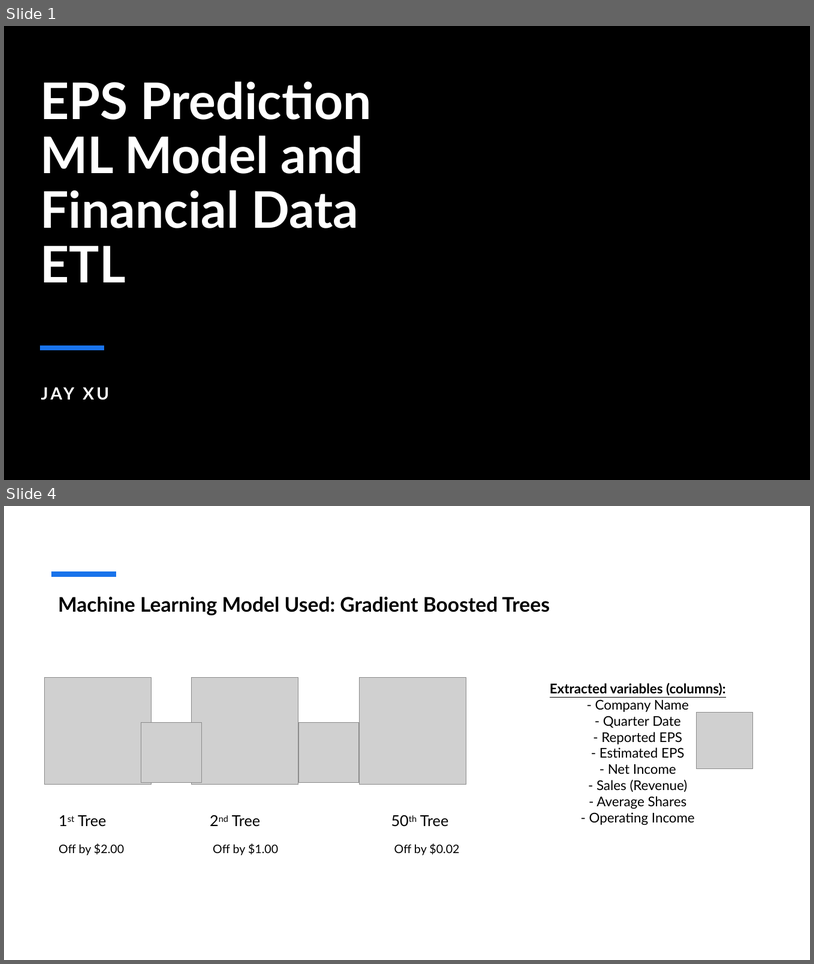
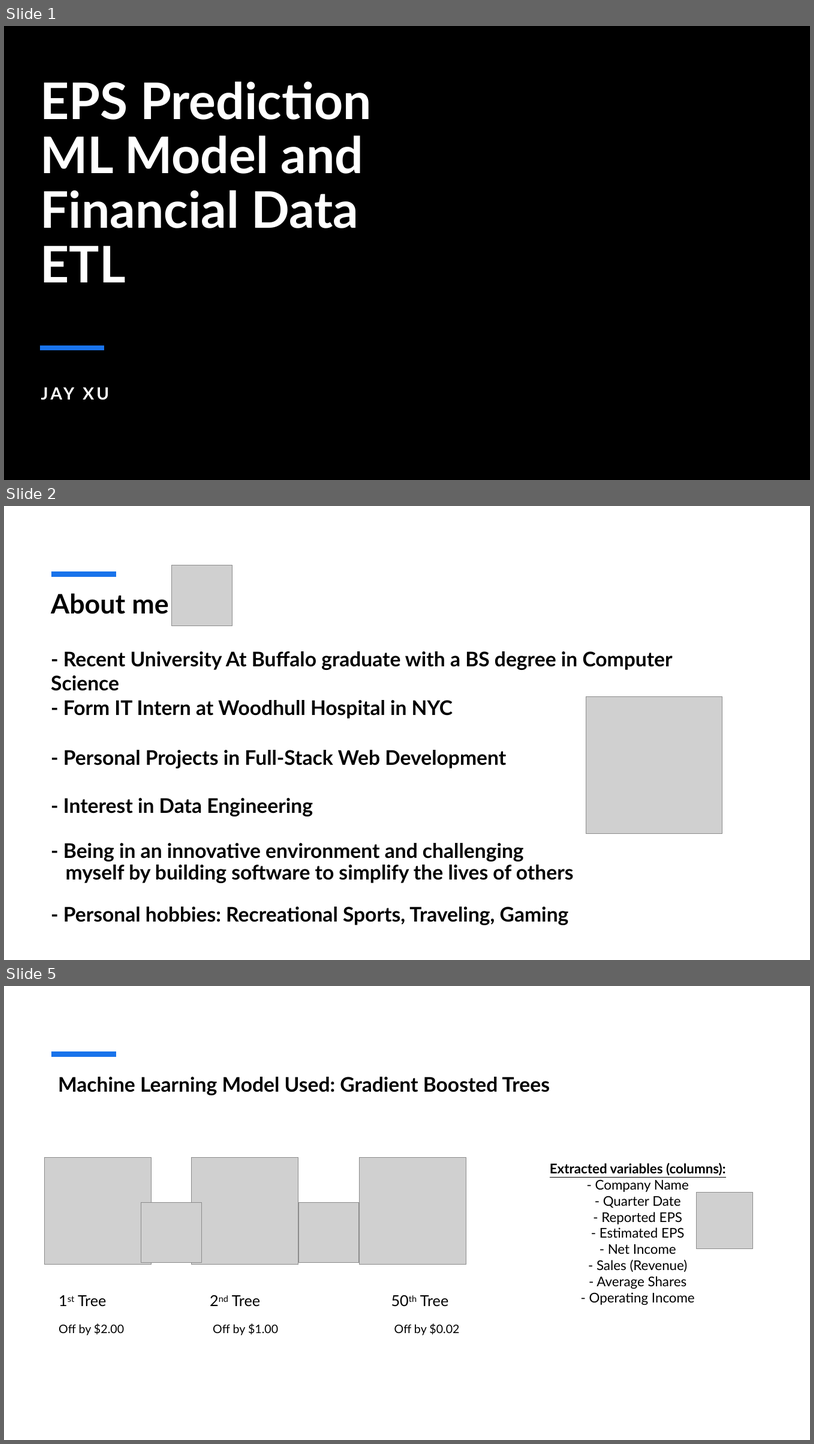
Before and after one commit to jayxu9000/epsPredictor, a slide deck: environment/Capstone Presentation Slides.pptx. Shown one above the other, each under a label of ours: slides 1 and 4 before the commit, slides 1, 2 and 5 after it; the slides between them are not shown. The pictures are 814x964 and 814x1444 pixels, drawn with LibreOffice and Linux fonts; fonts in the diff are those of the drawing; grey boxes stand for pictures; background and template pictures are left out. Boxes give left, top, right and bottom in pixels: in the first picture for what was removed or moved away, otherwise in the second. Text is boxed around its words. In the diff, an @@ line names an element or a change of style, - is before the commit and + after.

```diff
--- a/environment/Capstone Presentation Slides.pptx
+++ b/environment/Capstone Presentation Slides.pptx
@@ slide 2 added at bbox=[4, 506, 810, 960], background #FFFFFF; not listed: 1 template element that a slide beside it also shows @@
@@ picture added at bbox=[171, 565, 232, 626] @@
@@ text added at bbox=[51, 593, 168, 614], 32 pt, text #000000, bold @@
+About me
@@ text added at bbox=[51, 651, 673, 691], 24 pt, text #000000, bold @@
+- Recent University At Buffalo graduate with a BS degree in Computer Science
@@ text added at bbox=[63, 700, 453, 718], 24 pt, text #000000, bold @@
+- Form IT Intern at Woodhull Hospital in NYC
@@ picture added at bbox=[586, 697, 723, 833] @@
@@ text added at bbox=[63, 750, 506, 768], 24 pt, text #000000, bold @@
+- Personal Projects in Full-Stack Web Development
@@ text added at bbox=[63, 798, 313, 816], 24 pt, text #000000, bold @@
+- Interest in Data Engineering
@@ text added at bbox=[63, 843, 574, 883], 24 pt, text #000000, bold @@
+- Being in an innovative environment and challenging
+myself by building software to simplify the lives of others
@@ text added at bbox=[63, 906, 569, 925], 24 pt, text #000000, bold @@
+- Personal hobbies: Recreational Sports, Traveling, Gaming
@@ what was slide 4 is now slide 5 @@
```
Also in this commit, not shown: 4 slides changed, 1 other slide added, 53 other files.
